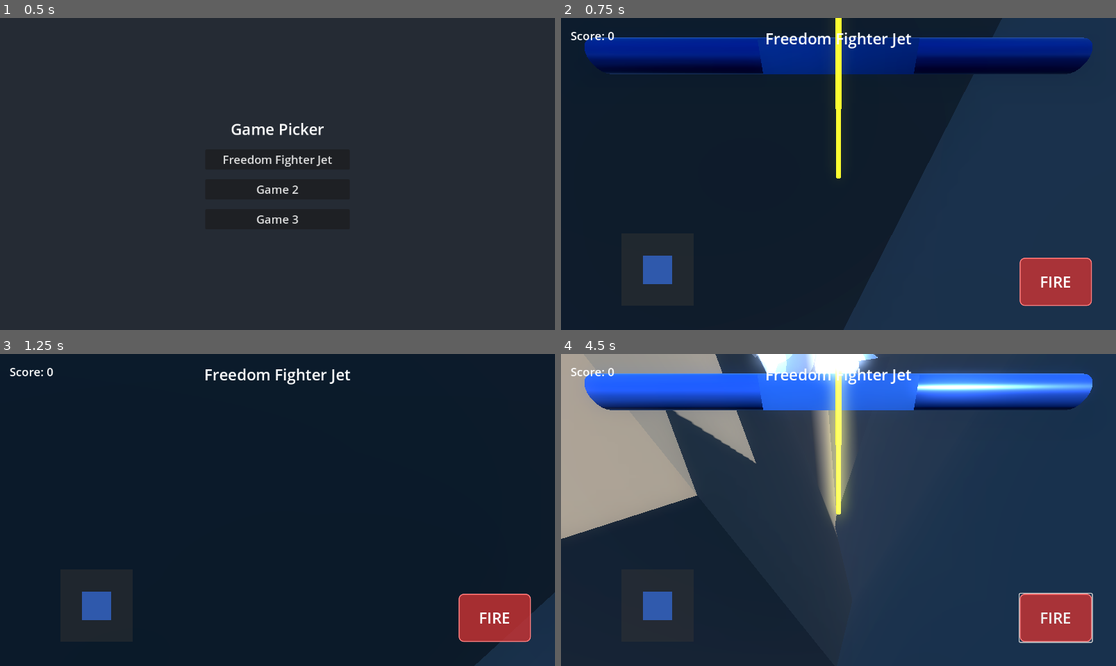
Above: before the commit, frames 1-4 (two rows, left to right).
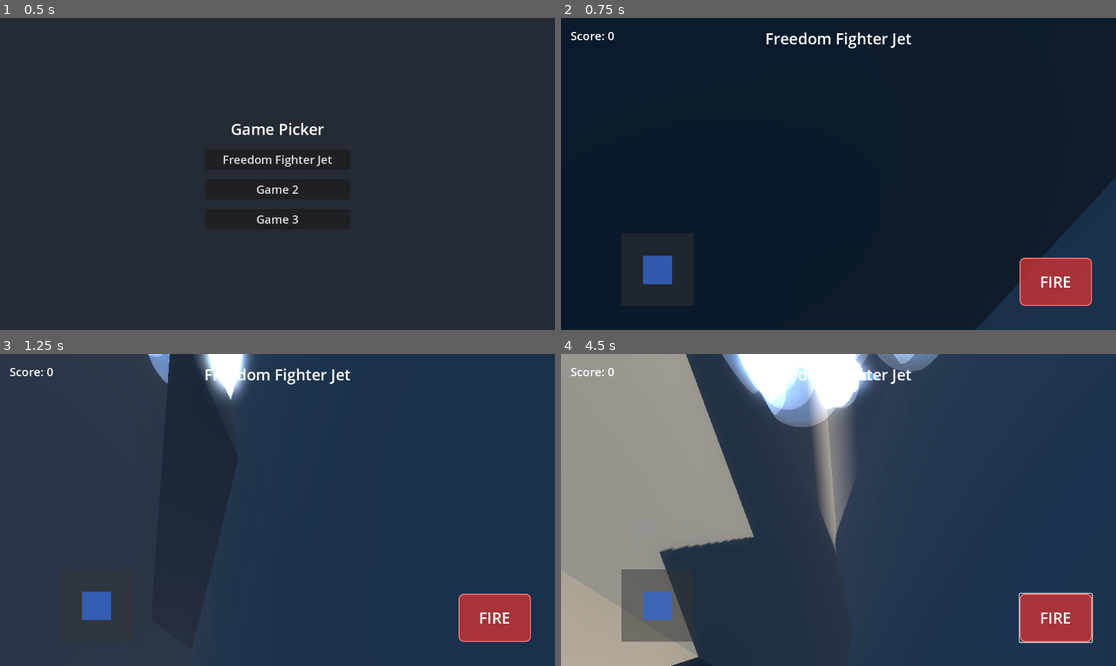
Above: after the commit, the same moments.

Repository: mattyjacks/godot-game-3
Game: Godot game, scene res://scenes/main_menu/main_menu.tscn
Two runs of this game, one before a commit and one after it. Both use one fixed random seed, a clock stepped at 60 frames per second and the inputs below.
Inputs (mouse positions are in pixels of both pictures, inside the frame that each line leads up to):
- Up to frame 1 (0.5 s): no input
- Up to frame 2 (0.75 s): click "Freedom Fighter Jet" at 0.5 s
- Up to frame 3 (1.25 s): no input
- Up to frame 4 (4.5 s): click "FIRE" at 1.25 s; click "FIRE" at 2 s; click "FIRE" at 2.75 s; move the mouse to (960, 494) at 3.52 s; click (960, 494) at 3.67 s; drag from (727, 525) to (810, 572) at 4.27 s

Frame 1 is identical in both runs. In frame 2, 36% of the frame differs, in the area x 4-100%, y 0-100%; in frame 3, 85%, in the area x 0-100%, y 0-100%; in frame 4, 28%.

Commit message:
Update game1.tscn

Diff:
--- a/scenes/games/game1/game1.tscn
+++ b/scenes/games/game1/game1.tscn
@@ -1,6 +1,6 @@
-[gd_scene load_steps=4 format=3]
+[gd_scene load_steps=4 format=3 uid="uid://b5hwxu7ddda7x"]
 
-[ext_resource type="Script" path="res://scenes/games/game1/game1.gd" id="1_ckgv3"]
+[ext_resource type="Script" uid="uid://dt5kwewikvs7w" path="res://scenes/games/game1/game1.gd" id="1_ckgv3"]
 [ext_resource type="PackedScene" path="res://scenes/games/game1/player_jet.tscn" id="2_m7hnr"]
 
 [sub_resource type="StyleBoxFlat" id="StyleBoxFlat_p8w3r"]
@@ -27,11 +27,11 @@
 [node name="WorldEnvironment" type="WorldEnvironment" parent="."]
 
 [node name="Camera3D" type="Camera3D" parent="."]
-transform = Transform3D(1, 0, 0, 0, 0.866025, 0.5, 0, -0.5, 0.866025, 0, 5, 8)
+transform = Transform3D(1, 0, 0, 0, 0.866025, 0.5, 0, -0.5, 0.866025, 0, 11.7234, 3.99774)
 current = true
 
 [node name="PlayerJet" parent="." instance=ExtResource("2_m7hnr")]
-transform = Transform3D(1, 0, 0, 0, 1, 0, 0, 0, 1, 0, 0, 0)
+transform = Transform3D(1, 0, 0, 0, 1, 0, 0, 0, 1, 0, 6.11665, -7.62471)
 
 [node name="EnemySpawnTimer" type="Timer" parent="."]
 wait_time = 3.0
@@ -82,10 +82,6 @@
 grow_horizontal = 2
 grow_vertical = 2
 color = Color(0.2, 0.2, 0.2, 0.5)
-corner_radius_top_left = 75
-corner_radius_top_right = 75
-corner_radius_bottom_right = 75
-corner_radius_bottom_left = 75
 
 [node name="JoystickHandle" type="ColorRect" parent="UI/ControlPanel/JoystickControl"]
 layout_mode = 1
@@ -101,10 +97,6 @@
 grow_horizontal = 2
 grow_vertical = 2
 color = Color(0.2, 0.4, 0.8, 0.8)
-corner_radius_top_left = 30
-corner_radius_top_right = 30
-corner_radius_bottom_right = 30
-corner_radius_bottom_left = 30
 
 [node name="FireButton" type="Button" parent="UI/ControlPanel"]
 layout_mode = 1
@@ -140,7 +132,6 @@
 offset_bottom = 80.0
 grow_horizontal = 2
 max_value = 1.0
-step = 0.01
 show_percentage = false
 
 [node name="GameTitle" type="Label" parent="UI/ControlPanel"]
Not shown: 1 places in scenes/games/game1/game1.tscn that only renumber resources
